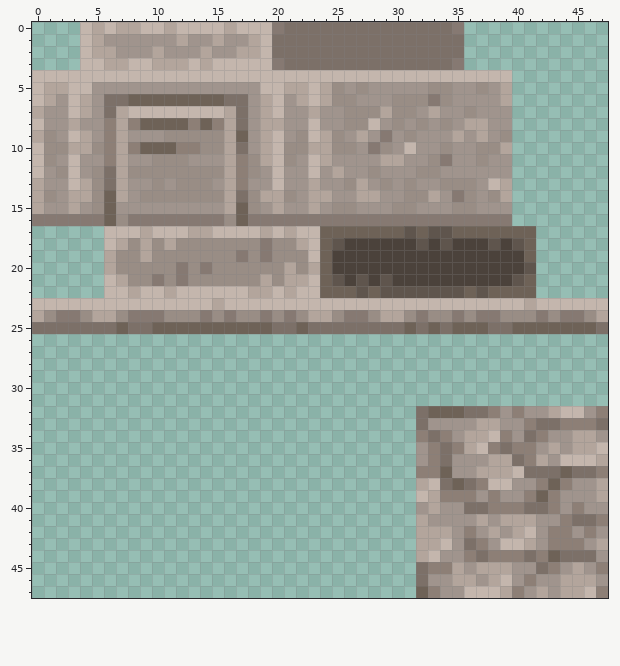
A pixel-art sprite gets an edit: src/assets/gauntlet/textures/decoration/graves/alabaster_grave_small_1.png. Above, as it was before the edit.
The file is 48x48 pixels.
Now the later version:
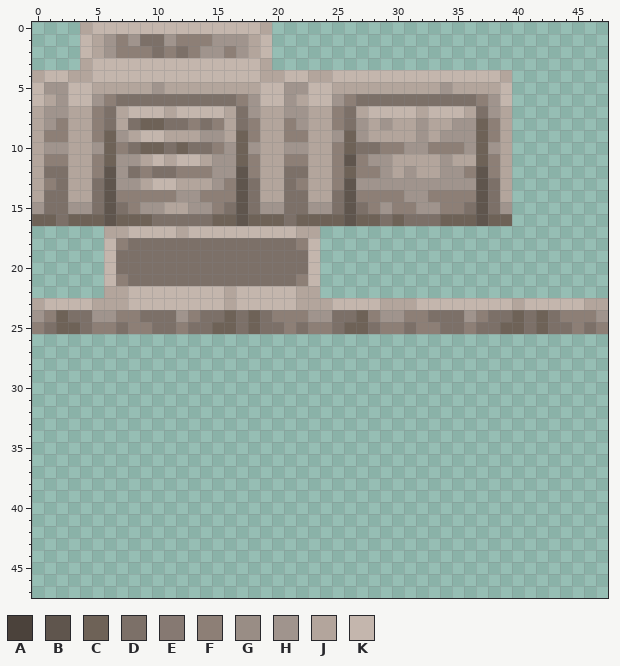
Palette (. is transparent): A #4b423b  B #5f554d  C #6e6257  D #7c7068  E #867972  F #8d7f76  G #998d85  H #a0948d  J #b3a59c  K #c4b6ad
The exact change:
@@ x 0..47 @@
- 0 ....KJKJJKKJKKKKJKKKEDDDDDDDDDDDDDDE............
- 1 ....KJHHHHHHJHHJHHJKDDDDDDDDDDDDDDDD............
- 2 ....KJJHHHJHHHJHHJJKDDDDDDDDDDDDDDDD............
- 3 ....KKJJKKJJJKJKKKKKEDDDDDDDDDDDDDDE............
- 4 KKKKKKKKKKKKKKKKKKKKKKKKKKKKKKKKKKKKKKKK........
- 5 KJJKKHHHHHHHHHHHHHHKKJJKJGHGHHHHHGGHHGHJ........
- 6 KJHKJHDDCCCCCCCCDDHJKHJKJGGHHHGGGEGHHHHJ........
- 7 JHHKJHDJKKKKKKKKJDHJKHHJHHGGGJGGHJHHGHHH........
- 8 KHHJHHFJFCCCCFCFJDHJJHHKHHGGKHGHGHGHJJHH........
- 9 JGHKJHFJHHHGGGGGJCHJKHGKJGHJHEHGHHHJHJHG........
-10 KGGJJGFJFCCCFFGGJDHJKGGJJGGHEGHKHHGHHGGJ........
-11 KGHKHHFJHHGGGHHHJFGJKGHKJHHHHJJHHGEHHGHH........
-12 KHGKHGDJGGGGGGGGJFGHKHHKHJHHGHHHGGHHHHHH........
-13 JHHKJGDJHHGHGGGHJFHHKHHJHHGJHGHGHHGGGHKJ........
-14 JGHJJGCJHGGGGGGGJDGJJGHJJHHJJHHGGJHEGHGJ........
-15 JHHJHGCHHHHHHHHHJCGHJHHJHGGHHHGGHHHGGHHH........
-16 EEEEEECGEEEEEEEEGCEEEEEEEEEEEEEEEEEEEEEE........
-17 ......KKKJKKKJJKKKKJKJKKCCCCCCCBCBBCCCCCCC......
-18 ......KJGJGJGGGGGGGEGGJKCBAAAAAABABAAABABC......
-19 ......JGGJGGGGGGGEGEGGGKCAAAAAAAAAAAAAAAAC......
-20 ......JGGGGGEGEGGGGGGJGJCAAAAAAAAAAAAAAAAB......
-21 ......KJGGEGEGGGGGGJGJJKCBABABAAAAAAAAAABC......
-22 ......KKJKKJKKKKKKJJKJKKCCCBCBBBBBBBCBCCCC......
-23 KKKKKKKKKKKKKKKJKKKKKKKKKKKKKKKKKKKKKKKKKJKKKKKK
-24 JGEEGJJGEEEGGGEGEGGEGEGJJGEEGJJGEGGEGEEGGGEGEEGJ
-25 DDDDDDDCDDCCCCCCCCCCDDCDDDDDDDDCDCDCCCDDCCCCCCCD
+ 0 ....JKKKKKKKKKKKKKKJ............................
+ 1 ....KJHFHDDHFFFHHHJK............................
+ 2 ....KJHFFFDFDFHHFHJK............................
+ 3 ....JKKKKKKKKKKKKKKJ............................
+ 4 JKKJJKKKKKKKKKKKKKKJJKKJJKKKKKKKKKKKKKKJ........
+ 5 KHHKKJJJJJHJJJJJJJJKKHHKKJJJJJJJJJHJJJJK........
+ 6 KJHKKHFDDDDDDDDDDFHKKHJKKHFDDDDDDDDDDFHK........
+ 7 JHHJJFDJKKKJKKKKJDHJJHHJJFDJKKKKJKKKJDHJ........
+ 8 JHFJJFDJDCCDDFDFJDFJJFHJJFDHJHJJHJJHHCFJ........
+ 9 JFFJJFCHJKKJJJHHJCFJJFFJJHCHJJJJHJHHHCFJ........
+10 JHHJJHCFDCCDCDDFHCHJJHHJJFCDDFFHHFFFHCHJ........
+11 JFFJJFCHHJKJKKJHHCFJJFFJJFBFHHJJJJHJJCFJ........
+12 JDDJJFBHDFDDFFFHHBFJJDDJJFCFFHJHJJHHFBFJ........
+13 JFDJJDBHHJKKJJJHFBDJJDFJJFBHHHHHHHHHHBDJ........
+14 JDDJJDBFFFFFHHFFFBDJJDDJJDBFFFFHHFFFFBDJ........
+15 HDDHHDBDFHHJJHHFDBDHHDDHHDBDFHFFHHFFDBDH........
+16 CCDCCCBCCCDDDDDCCBCCCDCCCCBCCDCDDDCCCBCC........
+17 ......JJKKKKJKKKKKKKKKJJ........................
+18 ......KFDDDDDDDDDDDDDDFK........................
+19 ......KDDDDDDDDDDDDDDDDK........................
+20 ......KDDDDDDDDDDDDDDDDK........................
+21 ......KFDDDDDDDDDDDDDDFK........................
+22 ......JJKKKKKKKKJKKKKKJJ........................
+23 JKKKKJJJKKKKKKKKJKKKKKJJJKKKKJJJKKKKKKKKJKKKKKJJ
+24 HFCDDHHFFDDDHFDDCDCDFFFHHDDCFHHFFDDDHFDDCDCDFFFH
+25 FDCCDFFDFFDDFDDCCDCDDFDFFDCCDFFDFFDDFDDCCDCDDFDF
 26 ................................................
@@ x 30..47 @@
 31 ..................
-32 ..DCCCDDFHFHHJKKHF
-33 ..DHHHHJJHHFDDFFFD
-34 ..FDFHJJKFHDFHHJJH
-35 ..HFDFJKFDFFHJHJJK
-36 ..HFDHHHJJDFJHKKKJ
-37 ..FFCHHJJJKDDDCDDF
-38 ..JKDCDFKKHHFCFHHJ
-39 ..KJFFFHFHHFCFHHHJ
-40 ..HJHHDDFFFDDFHFHH
-41 ..JHHHHJHJJJHHFDDF
-42 ..JJJHFHJHJKHFFHFH
-43 ..JJKHDFHKKJHFFFHJ
-44 ..JKHHFDFFFDFCDDDH
-45 ..DFFJHJJJHHDFHJHF
-46 ..DHHJJHJKHFHHJJJH
-47 ..CFHHKKKJFHJHJJKF
+32 ..................
+33 ..................
+34 ..................
+35 ..................
+36 ..................
+37 ..................
+38 ..................
+39 ..................
+40 ..................
+41 ..................
+42 ..................
+43 ..................
+44 ..................
+45 ..................
+46 ..................
+47 ..................
Where, in picture pixels (left, top, right, bottom), the same in both pictures:
changed: (32, 22, 608, 334)
erased: (416, 406, 608, 598)
